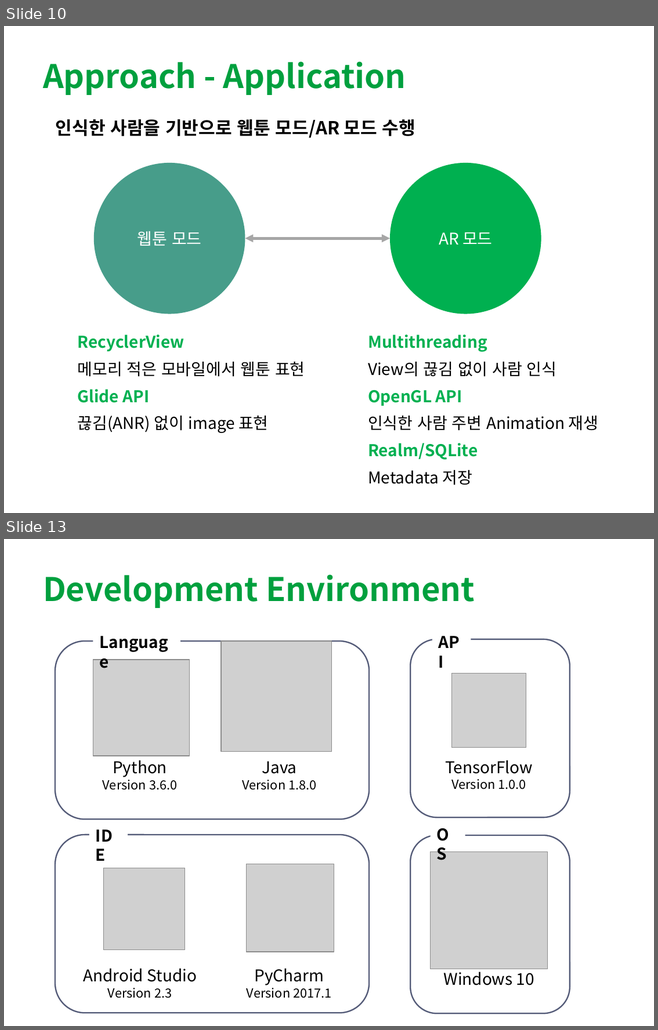
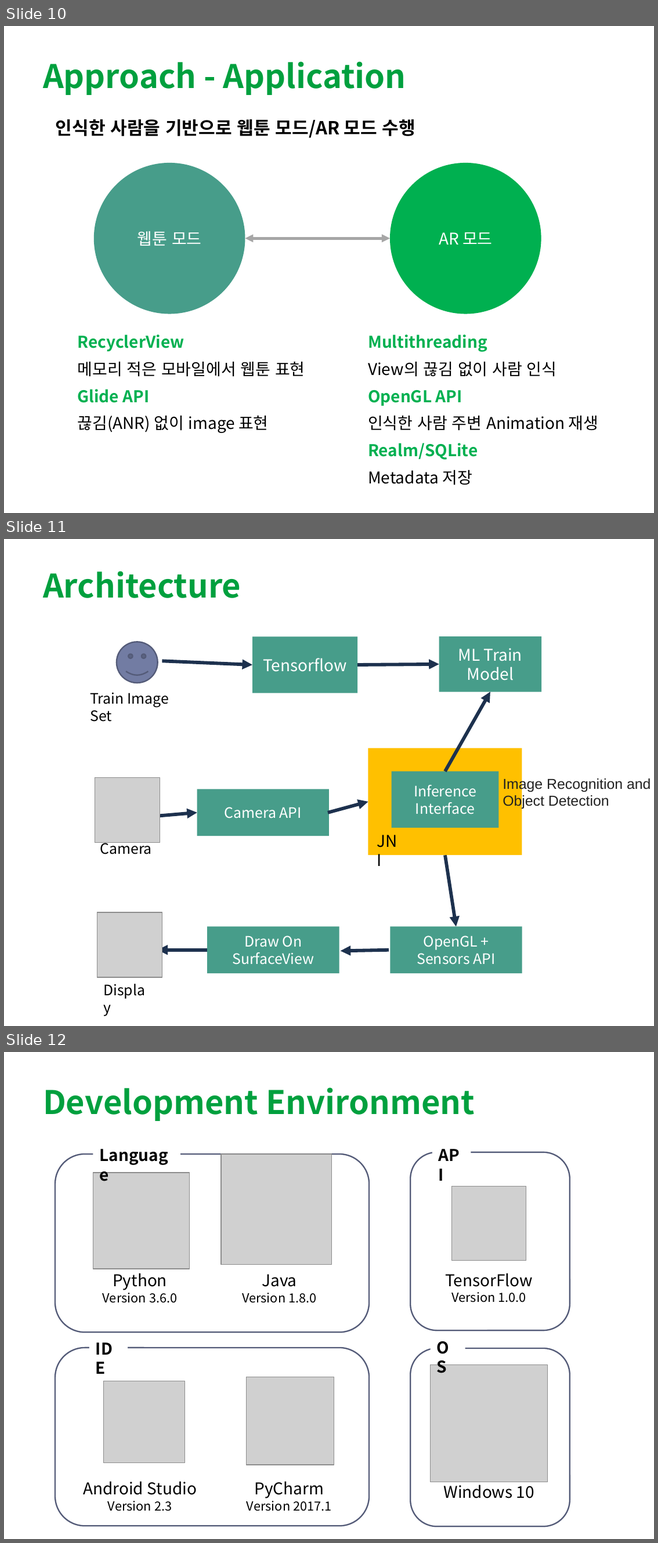
Before and after one commit to Jamjomjara/snu-artoon, a slide deck: artoon-spec.pptx. Shown one above the other, each under a label of ours: slides 10 and 13 before the commit, slides 10, 11 and 12 after it; the slides between them are not shown. The pictures are 658x1030 and 658x1543 pixels, drawn with LibreOffice and Linux fonts; fonts in the diff are those of the drawing; grey boxes stand for pictures. Boxes give left, top, right and bottom in pixels: in the first picture for what was removed or moved away, otherwise in the second. Text is boxed around its words. In the diff, an @@ line names an element or a change of style, - is before the commit and + after.

```diff
--- a/artoon-spec.pptx
+++ b/artoon-spec.pptx
@@ slide 11 added at <box>4,539,654,1026</box>, background #FFFFFF @@
@@ title added at <box>43,571,241,598</box>, 36 pt, text #00A03E, bold @@
+Architecture
@@ smiley face added at <box>117,642,157,683</box>, fill #727CA3, outline #545C79 1.5 pt @@
@@ rectangle added at <box>252,636,357,693</box>, fill #479D8A, 18 pt, text #FFFFFF @@
+Tensorflow
@@ rectangle added at <box>438,636,541,692</box>, fill #479D8A, 18 pt, text #FFFFFF @@
+ML Train Model
@@ arrow added from (162, 661) to (252, 665), #1D314E 3.75 pt @@
@@ arrow added from (357, 665) to (438, 664), #1D314E 3.75 pt @@
@@ text added at <box>90,692,169,722</box>, 16 pt, text #000000 @@
+Train Image Set
@@ arrow added from (445, 772) to (490, 692), #1D314E 3.75 pt @@
@@ rectangle added at <box>368,748,522,855</box>, fill #FFC000 @@
@@ picture added at <box>95,778,160,843</box> @@
@@ rectangle added at <box>391,772,498,828</box>, fill #479D8A, 16 pt, text #FFFFFF @@
+Inference Interface
@@ text added at <box>502,777,650,809</box>, 16 pt, text #222222 @@
+Image Recognition and Object Detection
@@ rectangle added at <box>197,789,329,836</box>, fill #479D8A, 16 pt, text #FFFFFF @@
+Camera API
@@ arrow added from (157, 816) to (197, 813), #1D314E 3.75 pt @@
@@ arrow added from (328, 813) to (368, 801), #1D314E 3.75 pt @@
@@ text added at <box>371,828,407,854</box>, 18 pt, text #000000 @@
+JNI
@@ text added at <box>100,839,152,855</box>, 16 pt, text #000000 @@
+Camera
@@ arrow added from (445, 855) to (455, 927), #1D314E 3.75 pt @@
@@ picture added at <box>97,913,162,977</box> @@
@@ rectangle added at <box>208,927,339,973</box>, fill #479D8A, 16 pt, text #FFFFFF @@
+Draw On SurfaceView
@@ rectangle added at <box>390,927,522,973</box>, fill #479D8A, 16 pt, text #FFFFFF @@
+OpenGL + Sensors API
@@ arrow added from (208, 950) to (157, 950), #1D314E 3.75 pt @@
@@ arrow added from (389, 950) to (340, 951), #1D314E 3.75 pt @@
@@ text added at <box>97,978,157,1002</box>, 16 pt, text #000000 @@
+Display
@@ what was slide 13 is now slide 12 @@
```
Also in this commit, not shown: 1 slide changed, 2 slides removed.
